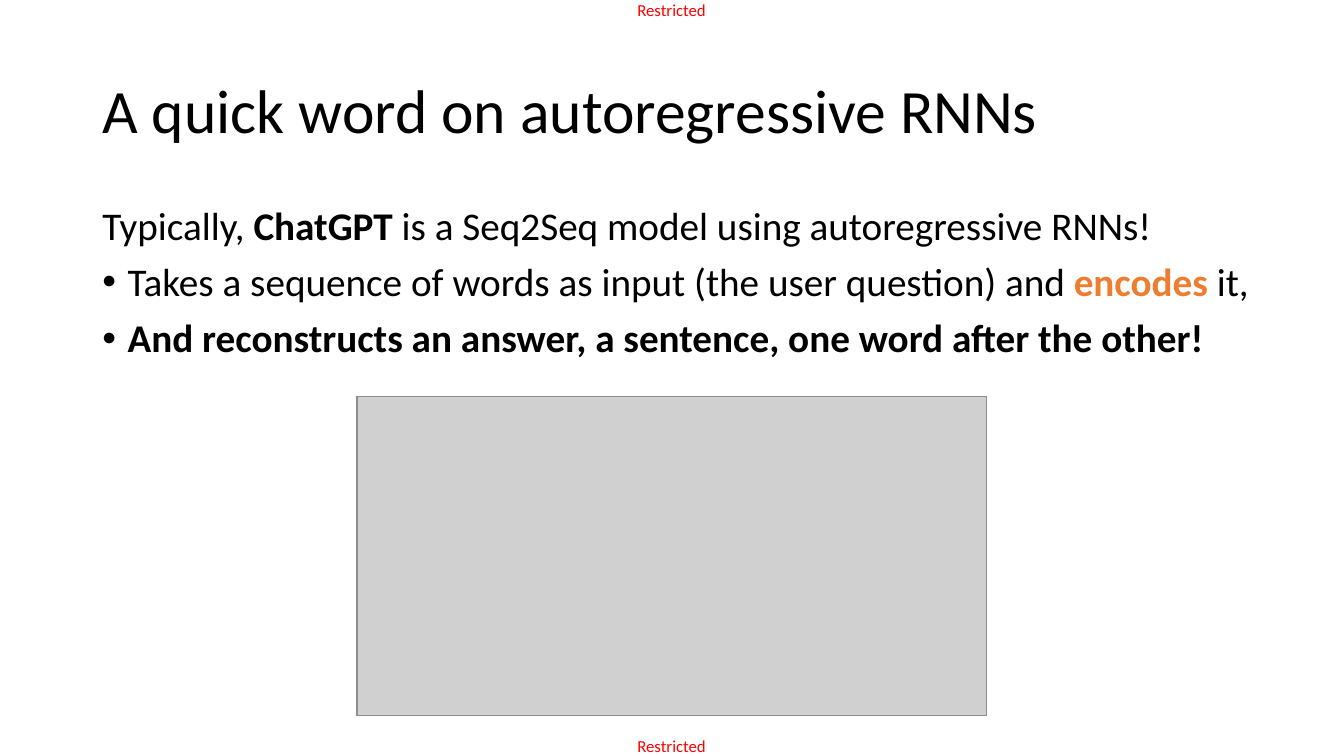
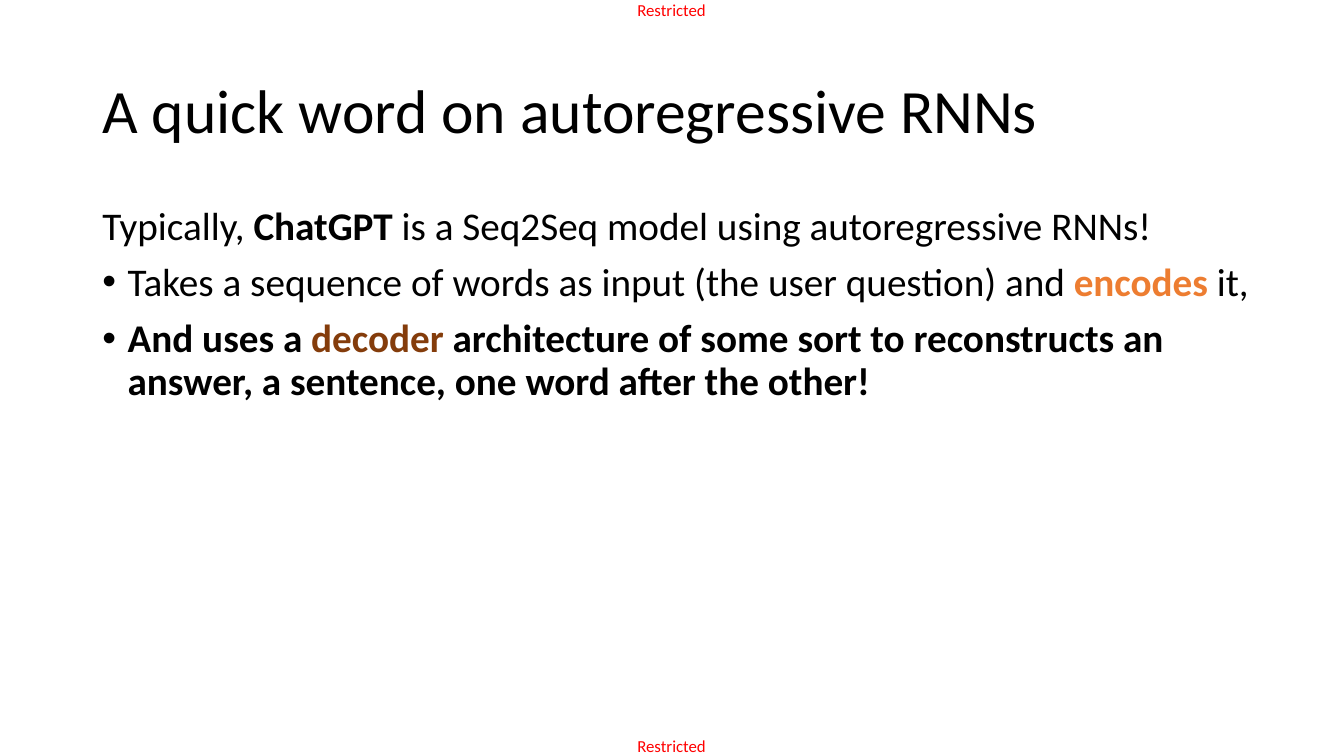
Before and after one commit to matthieudemari/SUTD_DL_50_039, a slide deck: slide 69 of W6/2. W6S2 final/W6S2.pptx (slide 72 before the commit). Drawn at 1344x756 pixels with LibreOffice and Linux fonts; fonts in the diff are those of the drawing; grey boxes stand for pictures. Boxes give left, top, right and bottom in pixels: in the first picture for what was removed or moved away, otherwise in the second. Text is boxed around its words. In the diff, an @@ line names an element or a change of style, - is before the commit and + after.

```diff
--- a/W6/2. W6S2 final/W6S2.pptx
+++ b/W6/2. W6S2 final/W6S2.pptx
@@ text at (x1=128, y1=324, x2=1163, y2=400): text changed @@
-• And reconstructs an answer, a sentence, one word after the other!
+• And uses a decoder architecture of some sort to reconstructs an answer, a sentence, one word after the other!
@@ picture removed at (x1=357, y1=396, x2=987, y2=716) @@
```
Also in this commit, not shown: 15 other slides changed, 5 slides added, 7 slides removed, 11 other files.
